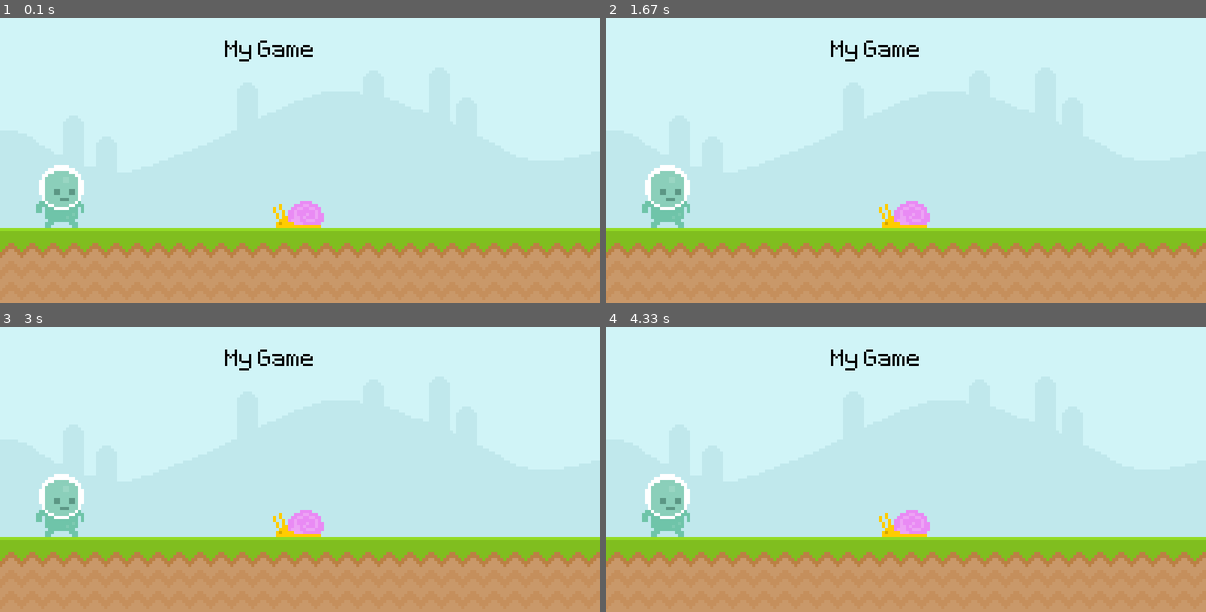
Above: before the commit, frames 1-4 (two rows, left to right).
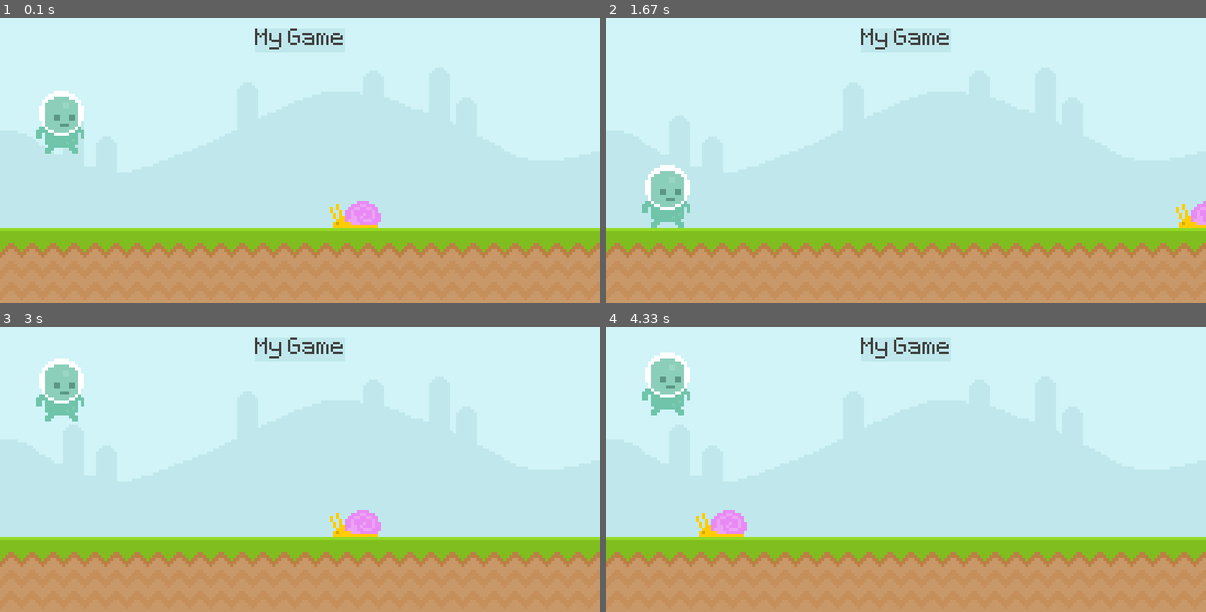
Above: after the commit, the same moments.

Repository: rpram07/runner-pygame
Game: pygame game, started from runner.py
Two runs of this game, one before a commit and one after it. Both use one fixed random seed, a clock stepped at 60 frames per second and the inputs below.
Inputs (mouse positions are in pixels of both pictures, inside the frame that each line leads up to):
- Up to frame 1 (0.1 s): no input
- Up to frame 2 (1.67 s): tap Space at 0.33, 1.5 s; click (666, 197) at 0.72 s
- Up to frame 3 (3 s): tap Space at 1.83, 2.23, 2.53 s
- Up to frame 4 (4.33 s): tap Space at 3.07, 3.37, 4.13 s

The runs differ from the first frame. In frame 1, 4.4% of the frame differs, in the area x 6-64%, y 3-74%; in frame 2, 1.5%; in frame 3, 4.4%; in frame 4, 4.4%.

Commit message:
added player and other stuffs

Diff:
--- a/runner.py
+++ b/runner.py
@@ -6,30 +6,67 @@
 pygame.init()
 screen = pygame.display.set_mode((800, 400))
 pygame.display.set_caption('Runner')
+
 clock = pygame.time.Clock()
+font = pygame.font.Font('font/Pixeltype.ttf', 50)
 
-font = pygame.font.Font('font/Pixeltype.ttf', 50)
+game_active = True
 sky_surface = pygame.image.load('graphics/Sky.png').convert()
 ground = pygame.image.load('graphics/ground.png').convert_alpha()
-text_surface = font.render('My Game', False, 'Black')
+
+score_surface = font.render('My Game', False, (64,64,64))
+score_rect = score_surface.get_rect(center = (400, 50))
+
 player_surface = pygame.image.load('graphics/Player/player_walk_1.png').convert_alpha()
 player_rect = player_surface.get_rect(midbottom = (80, 300))
-x = 400
+
 snail_surface = pygame.image.load('graphics/snail/snail1.png')
-snail_rect = snail_surface.get_rect(midbottom = (x, 300))
+snail_rect = snail_surface.get_rect(midbottom = (500, 300))
+
+player_gravity = -20
+
 while True:
     for event in pygame.event.get():
         if event.type == pygame.QUIT:
             pygame.quit()
             exit()
-    if x < 0 :
-        x = 400
-    else :
-        x -= 10
-    screen.blit(sky_surface, (0,0))
-    screen.blit(ground, (0, 300))
-    screen.blit(text_surface, (300, 50))
-    screen.blit(player_surface, player_rect)
-    screen.blit(snail_surface, snail_rect)
+        if game_active:
+            if event.type == pygame.KEYDOWN:
+                if event.key == pygame.K_SPACE and player_rect.bottom >= 300:
+                    player_gravity = -20
+            if event.type == pygame.MOUSEBUTTONDOWN:
+                if player_rect.collidepoint(event.pos) and player_rect.bottom >= 300:
+                    player_gravity = -20
+
+        else:
+            if event.type == pygame.KEYDOWN and event.key == pygame.K_SPACE:
+                game_active = True
+                snail_rect.left = 800
+    if game_active:
+        screen.blit(sky_surface, (0,0))
+        screen.blit(ground, (0, 300))
+        pygame.draw.rect(screen,'#c0e8ec', score_rect)
+        pygame.draw.rect(screen,'#c0e8ec', score_rect, 10)
+        # pygame.draw.line(screen, 'Red', (0,0), (800,400))
+        screen.blit(score_surface, score_rect)
+
+        #player
+        player_gravity += 1
+        player_rect.y += player_gravity
+
+        if player_rect.bottom >= 300:
+            player_rect.bottom = 300
+        screen.blit(player_surface, player_rect)
+
+        snail_rect.x -= 4
+        if snail_rect.right <= 0 :
+            snail_rect.left = 800
+        screen.blit(snail_surface, snail_rect)
+
+        if player_rect.colliderect(snail_rect):
+            game_active = False
+
+    else:
+        screen.fill('Yellow')
     pygame.display.update()
     clock.tick(60)
